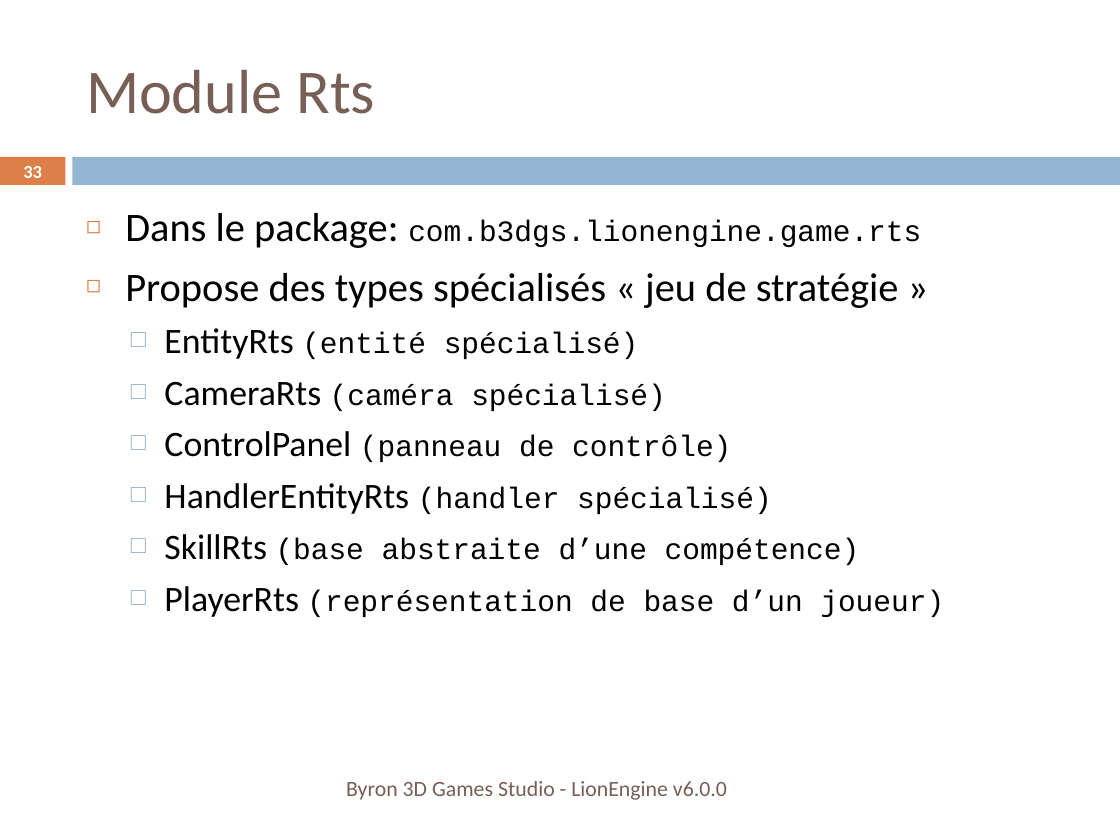
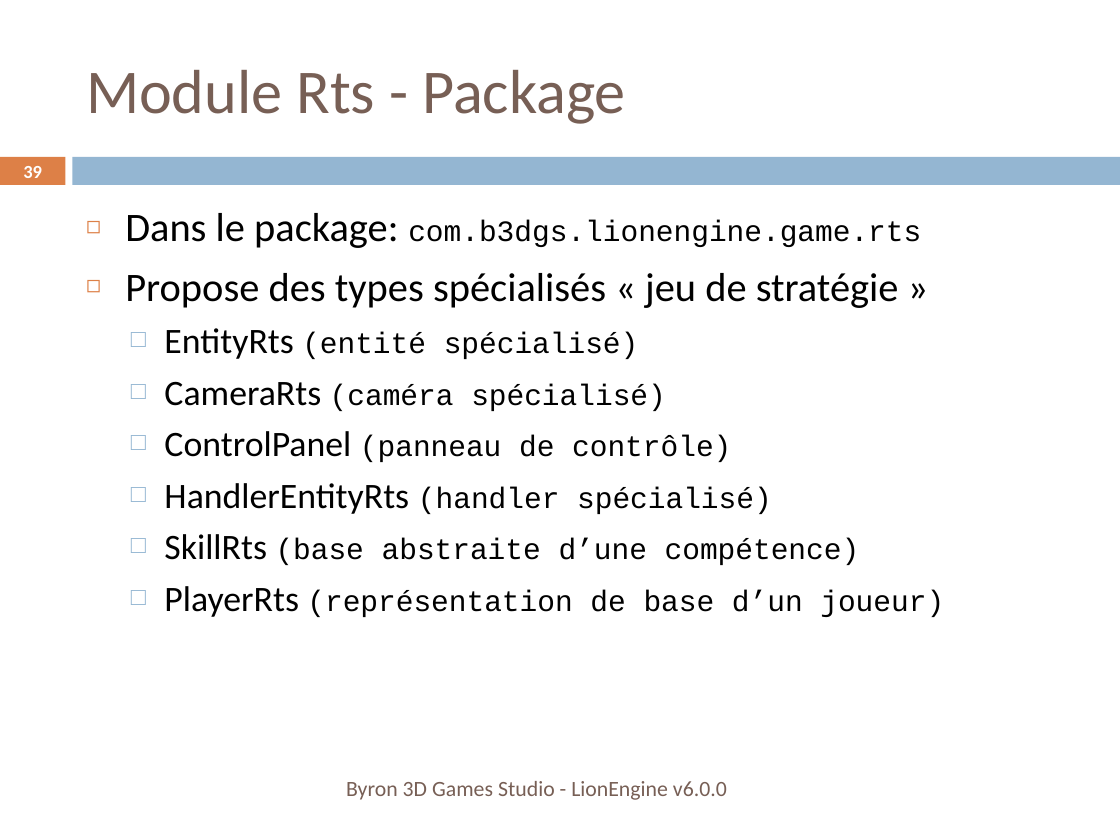
Before and after one commit to b3dgs/lionengine, a slide deck: slide 39 of doc/src/lionengine.pptx (slide 33 before the commit). Drawn at 1120x840 pixels with LibreOffice and Linux fonts; fonts in the diff are those of the drawing. Boxes give left, top, right and bottom in pixels: in the first picture for what was removed or moved away, otherwise in the second. Text is boxed around its words. In the diff, an @@ line names an element or a change of style, - is before the commit and + after.

```diff
--- a/doc/src/lionengine.pptx
+++ b/doc/src/lionengine.pptx
@@ title at box(86, 70, 625, 124): text changed @@
-Module Rts
+Module Rts - Package
@@ page number at box(23, 166, 42, 178): text changed @@
-33
+39
```
Also in this commit, not shown: 14 other slides changed, 12 slides added, 48 other files.
